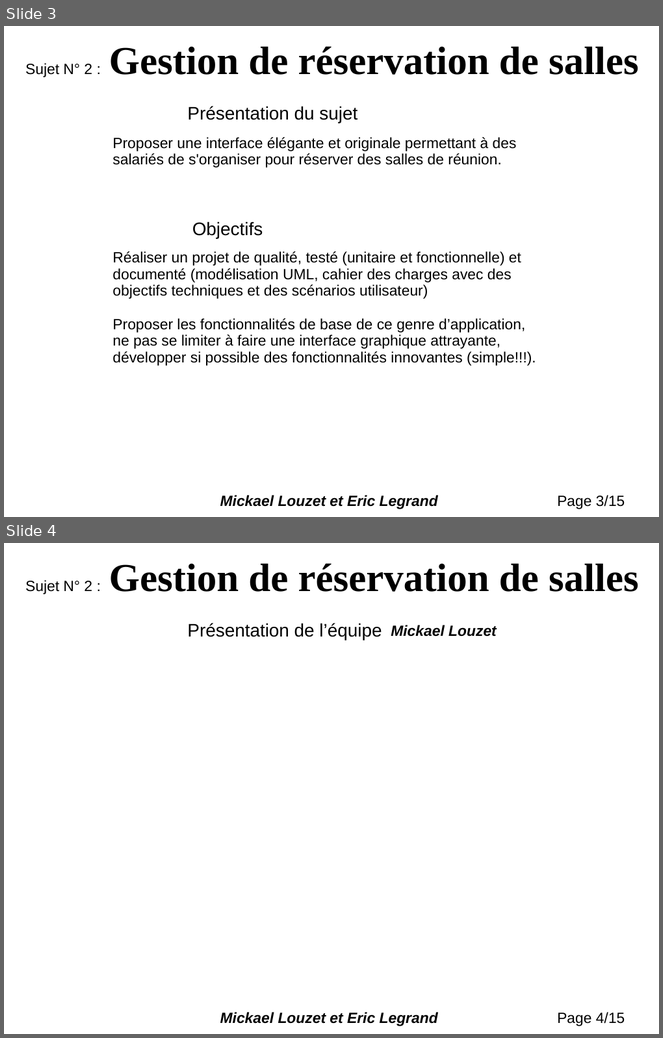
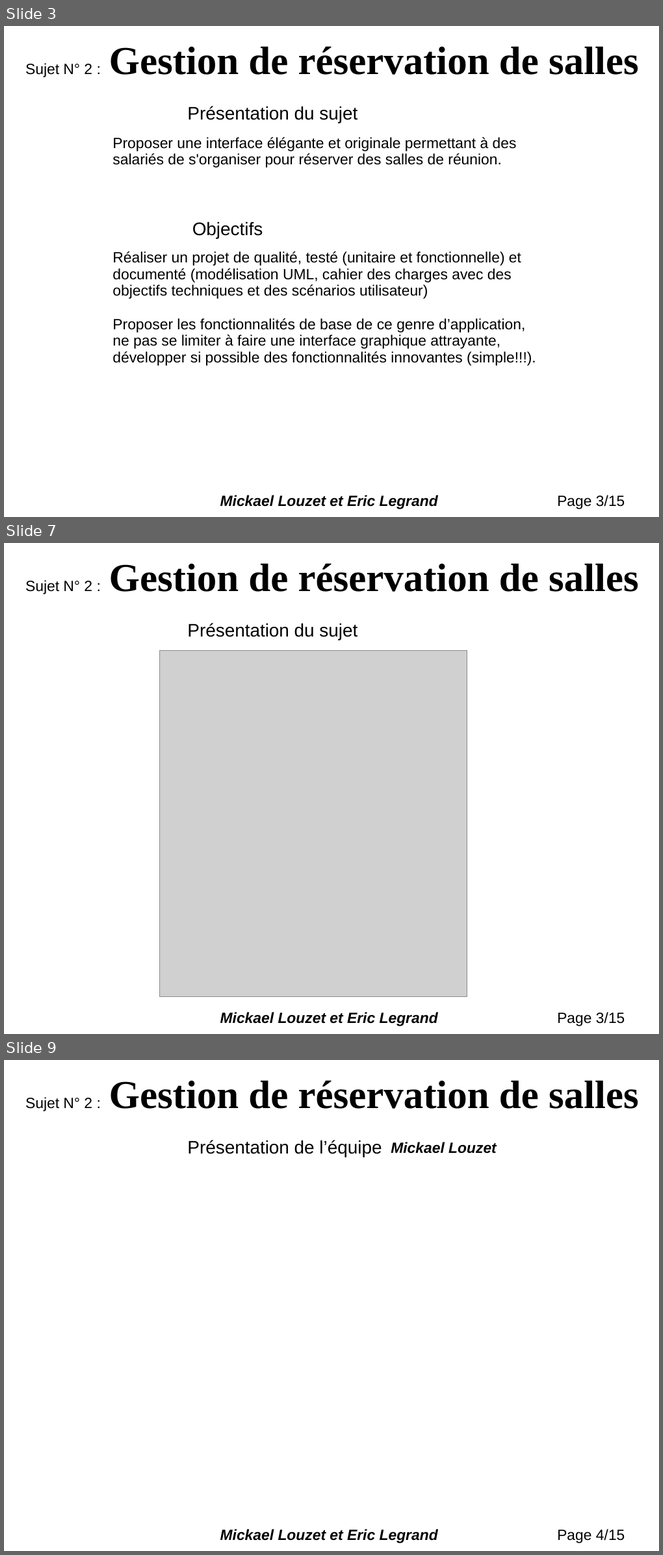
Before and after one commit to Louzet/BookingRoom, a slide deck: Docs/PresentationGestionDeSalles.ppt. Shown one above the other, each under a label of ours: slides 3 and 4 before the commit, slides 3, 7 and 9 after it; the slides between them are not shown. The pictures are 663x1038 and 663x1555 pixels, drawn with LibreOffice and Linux fonts; fonts in the diff are those of the drawing; grey boxes stand for pictures. Boxes give left, top, right and bottom in pixels: in the first picture for what was removed or moved away, otherwise in the second. Text is boxed around its words. In the diff, an @@ line names an element or a change of style, - is before the commit and + after.

```diff
--- a/Docs/PresentationGestionDeSalles.ppt
+++ b/Docs/PresentationGestionDeSalles.ppt
@@ slide 7 added at box(4, 543, 659, 1034), background #FFFFFF @@
@@ title added at box(25, 563, 639, 594), 48 pt, text #000000, bold @@
+Sujet N° 2 : Gestion de réservation de salles
@@ text added at box(187, 623, 358, 640), 22 pt, text #000000 @@
+Présentation du sujet
@@ picture added at box(160, 651, 467, 997) @@
@@ text added at box(220, 1012, 438, 1027), 18 pt, text #000000, bold, italic @@
+Mickael Louzet et Eric Legrand
@@ text added at box(557, 1012, 625, 1027), 18 pt, text #000000 @@
+Page 3/15
@@ what was slide 4 is now slide 9 @@
```
Also in this commit, not shown: 5 other slides added, 6 other files.
